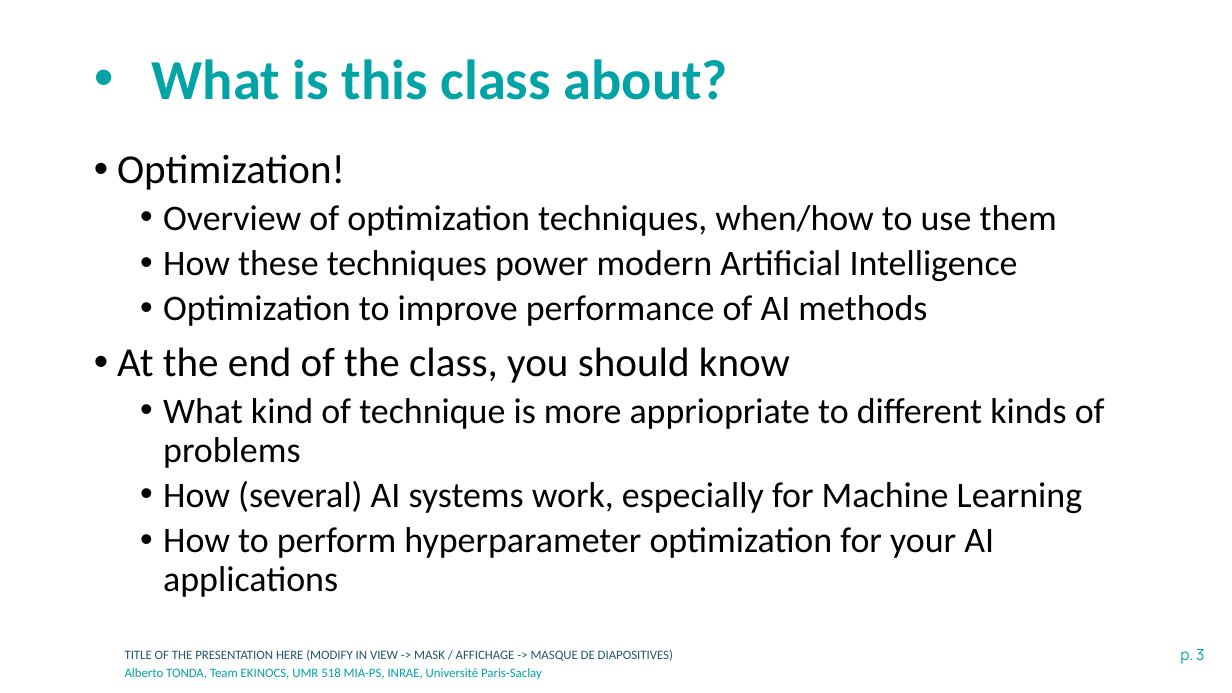
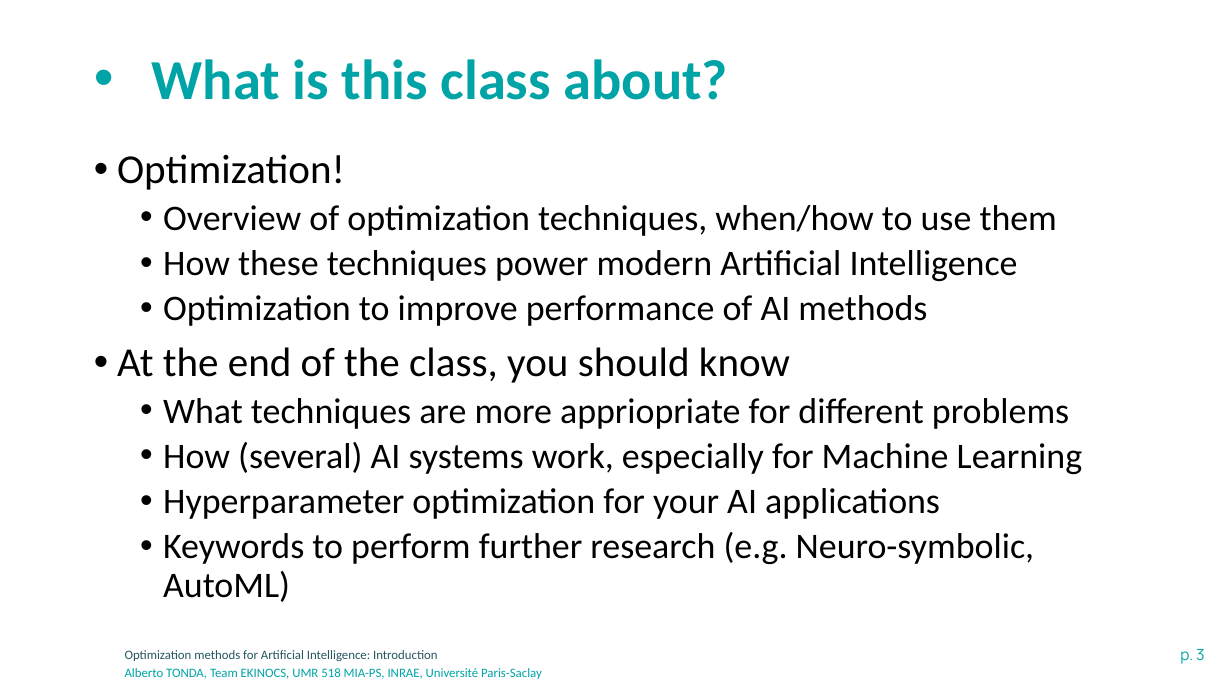
Before and after one commit to albertotonda/teaching, a slide deck: slide 3 of optimization-methods-for-artificial-intelligence/introduction.pptx. Drawn at 1232x693 pixels with LibreOffice and Linux fonts; fonts in the diff are those of the drawing; background and template pictures are left out. Boxes give left, top, right and bottom in pixels: in the first picture for what was removed or moved away, otherwise in the second. Text is boxed around its words. In the diff, an @@ line names an element or a change of style, - is before the commit and + after.

```diff
--- a/optimization-methods-for-artificial-intelligence/introduction.pptx
+++ b/optimization-methods-for-artificial-intelligence/introduction.pptx
@@ text at [163,398,1069,429]: text changed @@
-  • What kind of technique is more appriopriate to different kinds of problems
+  • What techniques are more appriopriate for different problems
@@ text at [163,488,1034,602]: text changed @@
-  • How to perform hyperparameter optimization for your AI applications
+  • Hyperparameter optimization for your AI applications
+  • Keywords to perform further research (e.g. Neuro-symbolic, AutoML)
@@ text at [125,650,438,661]: text changed @@
-TITLE OF THE PRESENTATION HERE (MODIFY IN VIEW -> MASK / AFFICHAGE -> MASQUE DE DIAPOSITIVES)
+Optimization methods for Artificial Intelligence: Introduction
```
Also in this commit, not shown: 11 other slides changed, 11 slides added, 4 other files.
